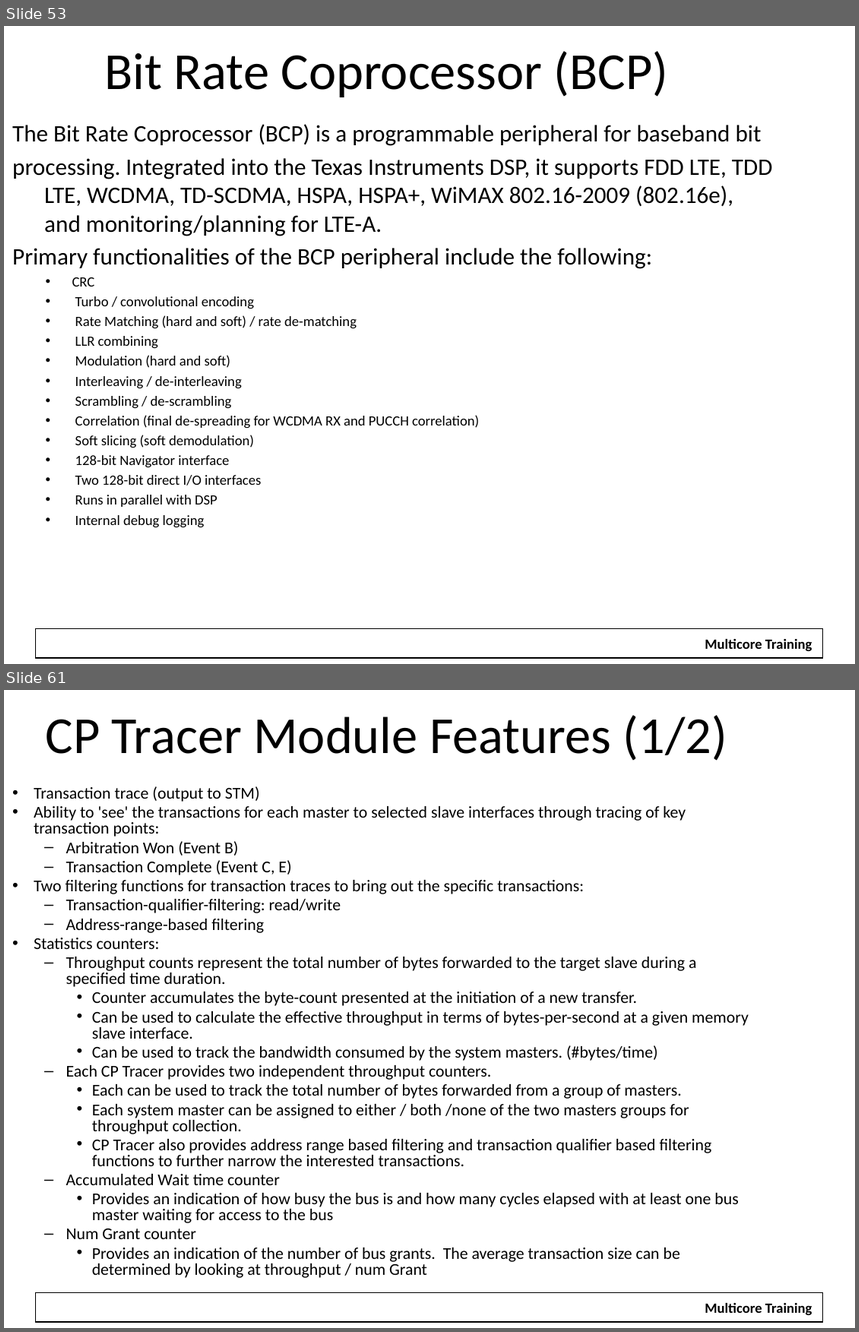
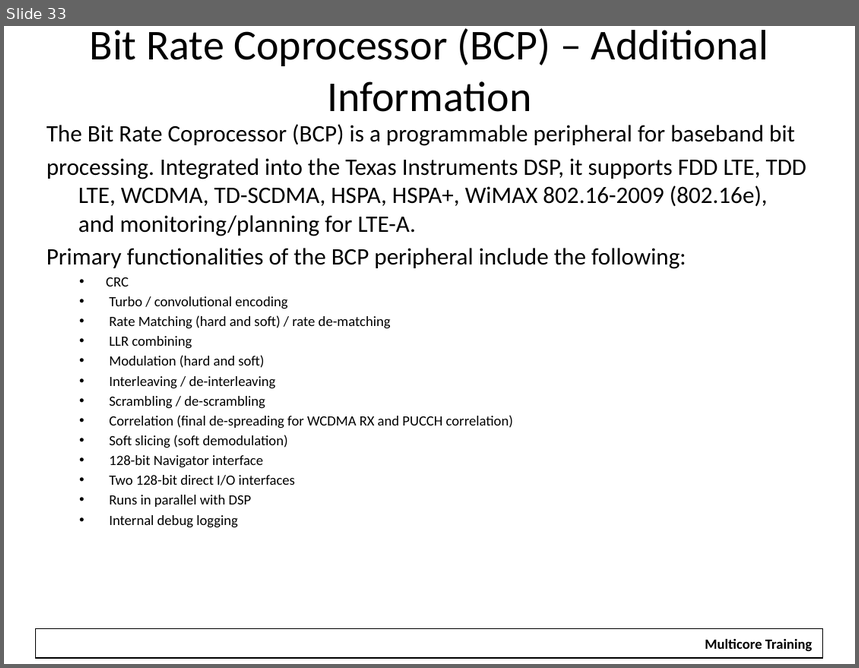
Before and after one commit to hari1989/keystone-workshop, a slide deck: slides/KeyStone Overview.pptx. Shown one above the other, each under a label of ours: slides 53 and 61 before the commit, slide 33 after it; the slides between them are not shown. The pictures are 859x1332 and 859x668 pixels, drawn with LibreOffice and Linux fonts; fonts in the diff are those of the drawing; background and template pictures are left out. Boxes give left, top, right and bottom in pixels: in the first picture for what was removed or moved away, otherwise in the second. Text is boxed around its words. In the diff, an @@ line names an element or a change of style, - is before the commit and + after.

```diff
--- a/slides/KeyStone Overview.pptx
+++ b/slides/KeyStone Overview.pptx
@@ slide 61 removed at box(4, 690, 855, 1328), background #FFFFFF; not listed: 2 template elements that a slide beside it also shows @@
@@ title removed at box(46, 715, 728, 761) @@
-CP Tracer Module Features (1/2)
@@ text removed at box(34, 787, 749, 1278) @@
-• Transaction trace (output to STM)
-• Ability to 'see' the transactions for each master to selected slave interfaces through tracing of key transaction points:
-  – Arbitration Won (Event B)
-  – Transaction Complete (Event C, E)
-• Two filtering functions for transaction traces to bring out the specific transactions:
-  – Transaction-qualifier-filtering: read/write
-  – Address-range-based filtering
-• Statistics counters:
-  – Throughput counts represent the total number of bytes forwarded to the target slave during a specified time duration.
-    • Counter accumulates the byte-count presented at the initiation of a new transfer.
-    • Can be used to calculate the effective throughput in terms of bytes-per-second at a given memory slave interface.
-    • Can be used to track the bandwidth consumed by the system masters. (#bytes/time)
-  – Each CP Tracer provides two independent throughput counters.
-    • Each can be used to track the total number of bytes forwarded from a group of masters.
-    • Each system master can be assigned to either / both /none of the two masters groups for throughput collection.
-    • CP Tracer also provides address range based filtering and transaction qualifier based filtering functions to further narrow the interested transactions.
-  – Accumulated Wait time counter
-    • Provides an indication of how busy the bus is and how many cycles elapsed with at least one bus master waiting for access to the bus
-  – Num Grant counter
-    • Provides an indication of the number of bus grants. The average transaction size can be determined by looking at throughput / num Grant
@@ what was slide 53 is now slide 33 @@
@@ slide 33 changed as well @@
@@ title at box(90, 28, 769, 112): text changed; size 44 to 36 pt @@
-Bit Rate Coprocessor (BCP)
+Bit Rate Coprocessor (BCP) – Additional Information
@@ text "The Bit Rate Coprocessor (BCP) ...": place and size @@
-text "The Bit Rate Coprocessor (BCP) ..." at box(12, 124, 772, 528)
+text "The Bit Rate Coprocessor (BCP) ..." at box(47, 124, 807, 528)
```
Also in this commit, not shown: 28 other slides changed, 1 slide added, 28 other slides removed.
